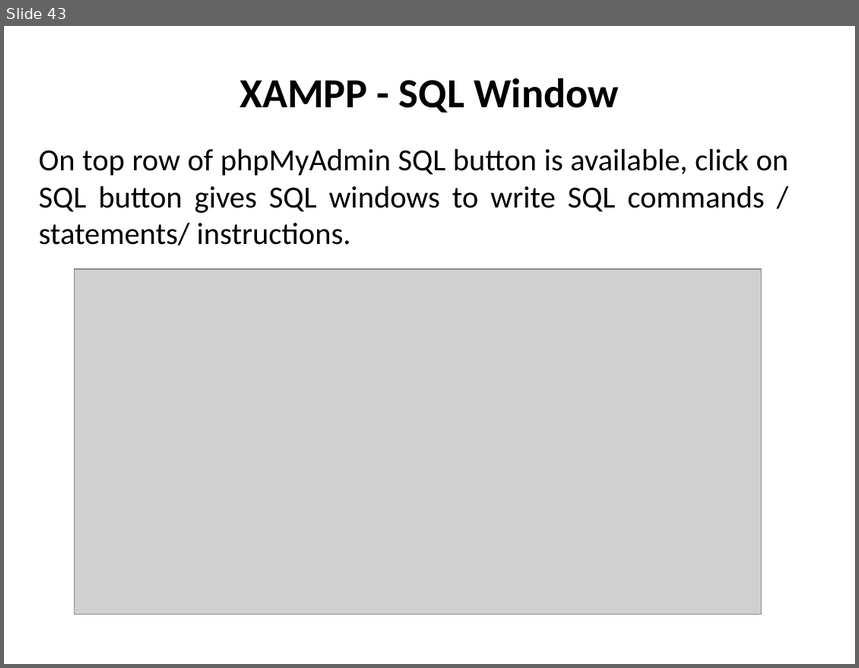
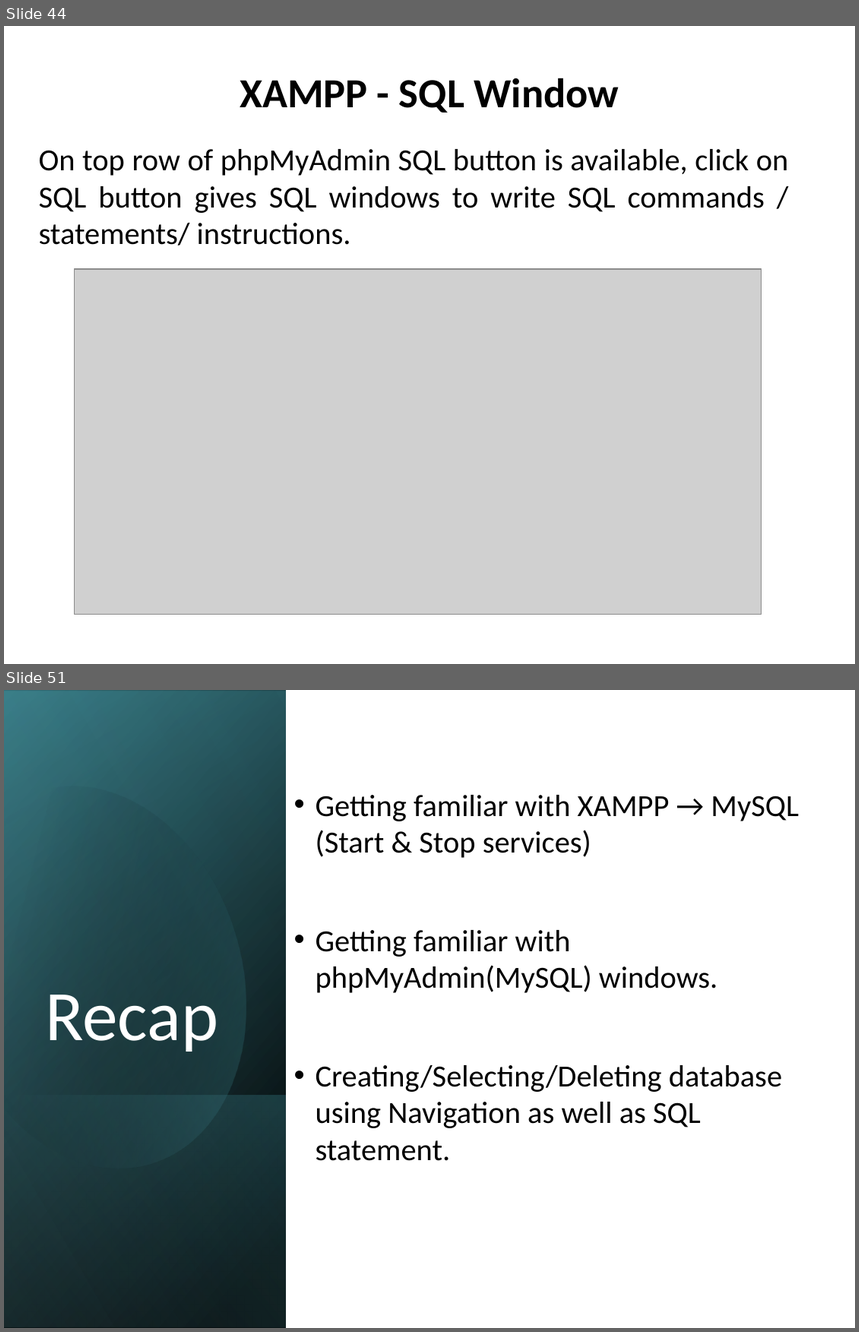
Before and after one commit to sitmbadept/sitmbadept.github.io, a slide deck: 2023/UNIT_1/WIP/Database.pptx. Shown one above the other, each under a label of ours: slide 43 before the commit, slides 44 and 51 after it; the slides between them are not shown. The pictures are 859x668 and 859x1332 pixels, drawn with LibreOffice and Linux fonts; fonts in the diff are those of the drawing; grey boxes stand for pictures. Boxes give left, top, right and bottom in pixels: in the first picture for what was removed or moved away, otherwise in the second. Text is boxed around its words. In the diff, an @@ line names an element or a change of style, - is before the commit and + after.

```diff
--- a/2023/UNIT_1/WIP/Database.pptx
+++ b/2023/UNIT_1/WIP/Database.pptx
@@ slide 51 added at box(4, 690, 855, 1328), background #FFFFFF @@
@@ rectangle added at box(4, 690, 855, 1328), fill #FFFFFF @@
@@ rectangle added at box(5, 690, 286, 1328), fill gradient #000000 to #33707A @@
@@ rectangle added at box(5, 692, 286, 1328), fill gradient #000000 to #4495A2 @@
@@ rectangle added at box(5, 690, 286, 1327), fill gradient #000000 to #89C4CD @@
@@ freeform shape added at box(4, 750, 290, 1199), fill gradient #000000 to #4495A2 @@
@@ text added at box(316, 795, 799, 1161), 26 pt, text #000000 @@
+  • Getting familiar with XAMPP → MySQL (Start & Stop services)
+  • Getting familiar with phpMyAdmin(MySQL) windows.
+  • Creating/Selecting/Deleting database using Navigation as well as SQL statement.
@@ title added at box(46, 995, 219, 1052), 60 pt, text #FFFFFF @@
+Recap
@@ rectangle added at box(5, 1096, 286, 1328), fill gradient #4495A2 to #000000 @@
@@ what was slide 43 is now slide 44 @@
```
Also in this commit, not shown: 1 slide changed, 8 other slides added.
